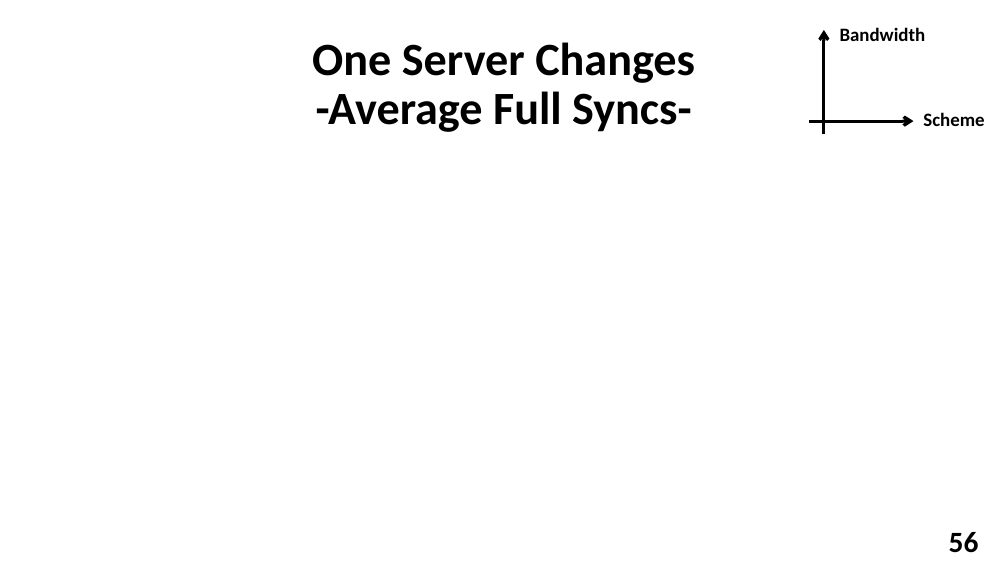
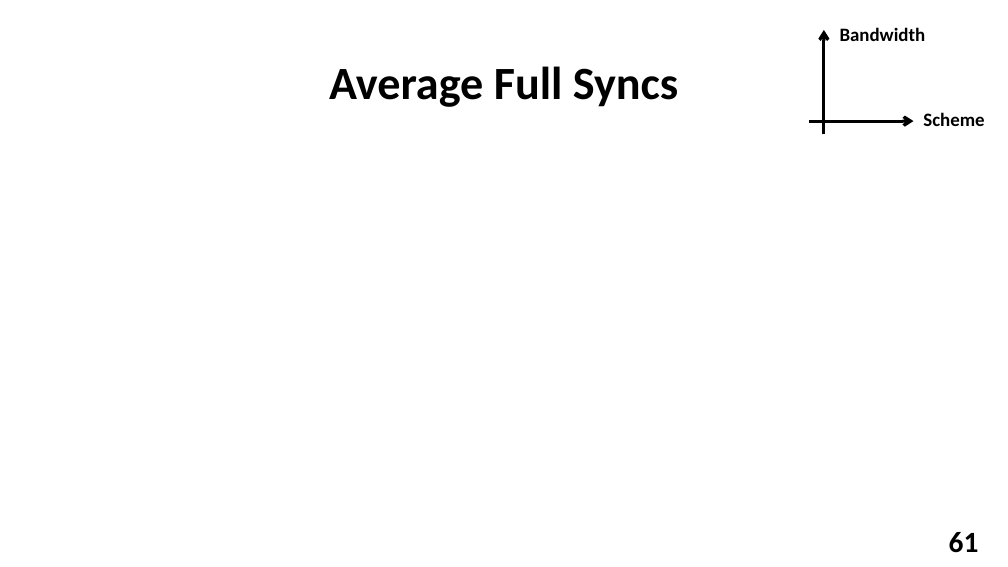
Before and after one commit to YuvalAlf/Distributed-Monitoring, a slide deck: slide 61 of What We Did So Far Dec 2018.pptx (slide 56 before the commit). Drawn at 1008x567 pixels with LibreOffice and Linux fonts; fonts in the diff are those of the drawing; background and template pictures are left out. Boxes give left, top, right and bottom in pixels: in the first picture for what was removed or moved away, otherwise in the second. Text is boxed around its words. In the diff, an @@ line names an element or a change of style, - is before the commit and + after.

Commit message:
Added some changes to the presentation

```diff
--- a/What We Did So Far Dec 2018.pptx
+++ b/What We Did So Far Dec 2018.pptx
@@ title at <box>329,66,679,107</box>: text changed @@
-One Server Changes
--Average Full Syncs-
+Average Full Syncs
@@ page number at <box>949,532,979,553</box>: text changed @@
-56
+61
```
Also in this commit, not shown: 10 other slides changed, 2 slides added, 2 slides removed.
